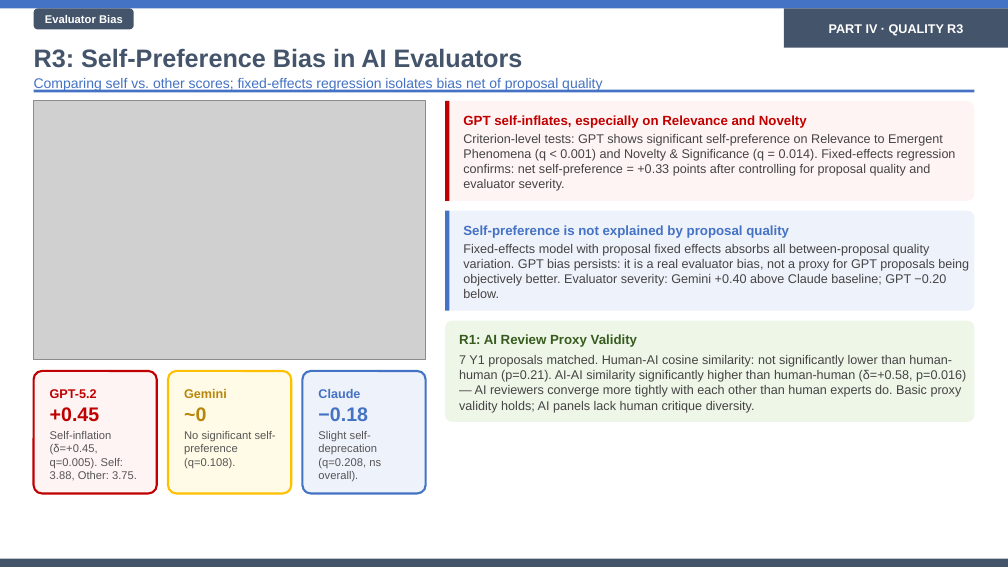
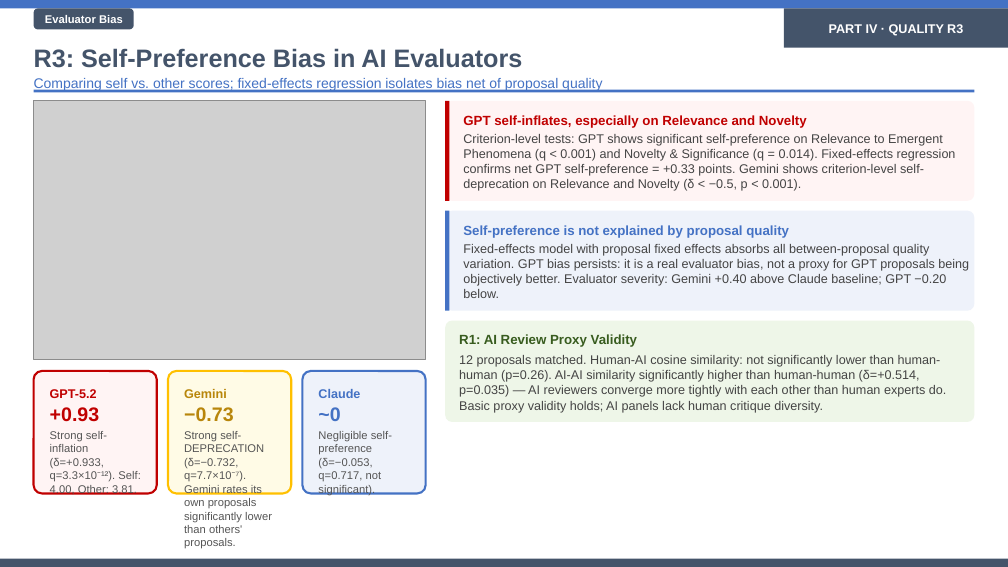
Before and after one commit to eveyhuang/human-AI-proposal, a slide deck: slide 22 of results/slides/style_controlled_comparison_presentation.pptx. Drawn at 1008x567 pixels with LibreOffice and Linux fonts; fonts in the diff are those of the drawing; grey boxes stand for pictures. Boxes give left, top, right and bottom in pixels: in the first picture for what was removed or moved away, otherwise in the second. Text is boxed around its words. In the diff, an @@ line names an element or a change of style, - is before the commit and + after.

```diff
--- a/results/slides/style_controlled_comparison_presentation.pptx
+++ b/results/slides/style_controlled_comparison_presentation.pptx
@@ text at (x1=463, y1=134, x2=956, y2=191): text changed @@
-Criterion-level tests: GPT shows significant self-preference on Relevance to Emergent Phenomena (q < 0.001) and Novelty & Significance (q = 0.014). Fixed-effects regression confirms: net self-preference = +0.33 points after controlling for proposal quality and evaluator severity.
+Criterion-level tests: GPT shows significant self-preference on Relevance to Emergent Phenomena (q < 0.001) and Novelty & Significance (q = 0.014). Fixed-effects regression confirms net GPT self-preference = +0.33 points. Gemini shows criterion-level self-deprecation on Relevance and Novelty (δ < −0.5, p < 0.001).
@@ text at (x1=459, y1=355, x2=947, y2=413): text changed @@
-7 Y1 proposals matched. Human-AI cosine similarity: not significantly lower than human-human (p=0.21). AI-AI similarity significantly higher than human-human (δ=+0.58, p=0.016) — AI reviewers converge more tightly with each other than human experts do. Basic proxy validity holds; AI panels lack human critique diversity.
+12 proposals matched. Human-AI cosine similarity: not significantly lower than human-human (p=0.26). AI-AI similarity significantly higher than human-human (δ=+0.514, p=0.035) — AI reviewers converge more tightly with each other than human experts do. Basic proxy validity holds; AI panels lack human critique diversity.
@@ text at (x1=50, y1=407, x2=100, y2=422): text changed @@
-+0.45
++0.93
@@ text at (x1=184, y1=407, x2=234, y2=422): text changed @@
-~0
+−0.73
@@ text at (x1=318, y1=407, x2=340, y2=421): text changed @@
-−0.18
+~0
@@ text at (x1=50, y1=431, x2=140, y2=495): text changed @@
-Self-inflation (δ=+0.45, q=0.005). Self: 3.88, Other: 3.75.
+Strong self-inflation (δ=+0.933, q=3.3×10⁻¹²). Self: 4.00, Other: 3.81.
@@ text at (x1=184, y1=431, x2=272, y2=549): text changed @@
-No significant self-preference (q=0.108).
+Strong self-DEPRECATION (δ=−0.732, q=7.7×10⁻⁷). Gemini rates its own proposals significantly lower than others' proposals.
@@ text at (x1=318, y1=431, x2=392, y2=481): text changed @@
-Slight self-deprecation (q=0.208, ns overall).
+Negligible self-preference (δ=−0.053, q=0.717, not significant).
```
Also in this commit, not shown: 16 other slides changed, 2 other files.
